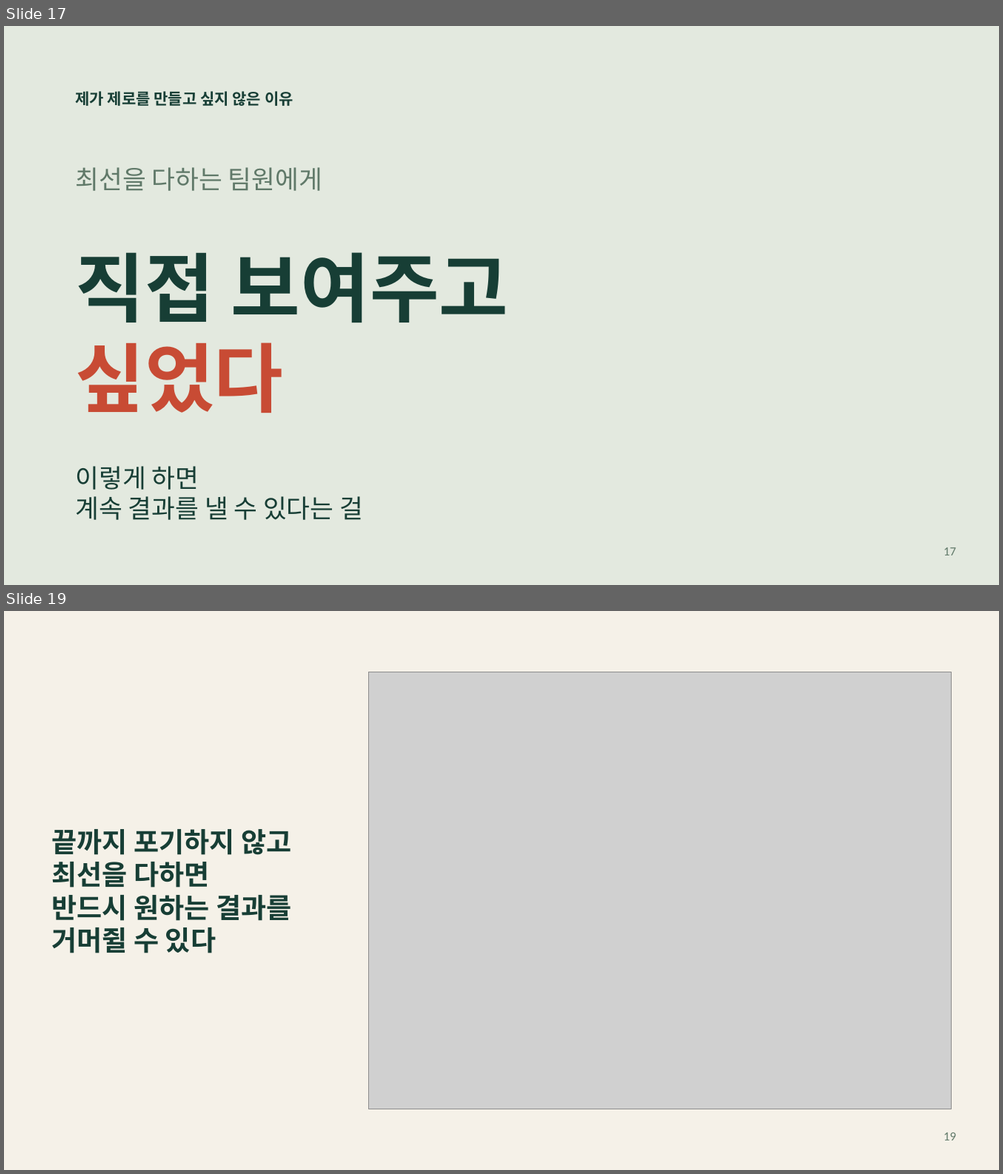
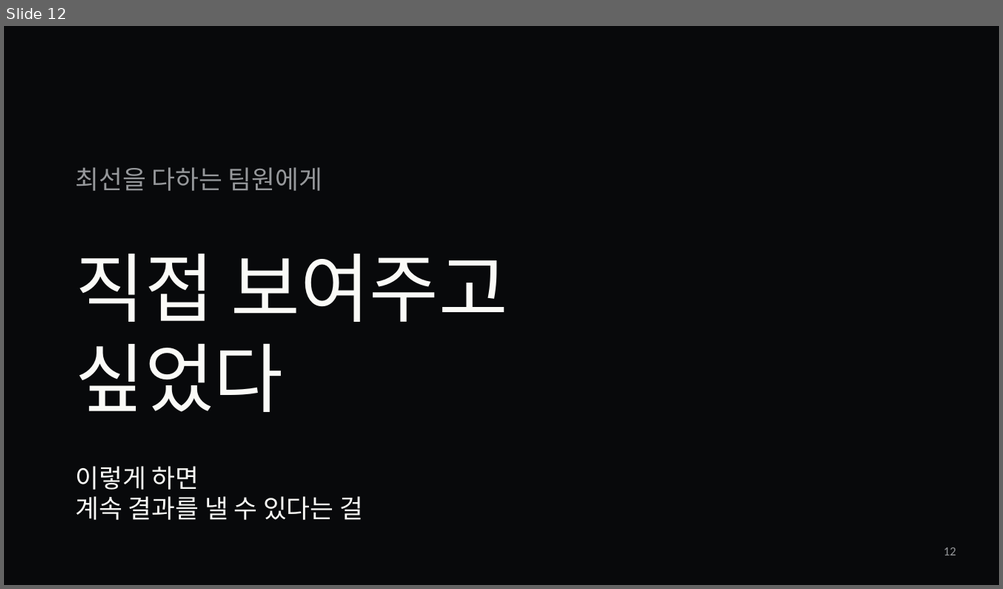
Before and after one commit to jaeyoung5178-bot/Presence, a slide deck: education/mentality/nozero400/NoZero-400Days.pptx. Shown one above the other, each under a label of ours: slides 17 and 19 before the commit, slide 12 after it; the slides between them are not shown. The pictures are 1003x1174 and 1003x589 pixels, drawn with LibreOffice and Linux fonts; fonts in the diff are those of the drawing; grey boxes stand for pictures. Boxes give left, top, right and bottom in pixels: in the first picture for what was removed or moved away, otherwise in the second. Text is boxed around its words. In the diff, an @@ line names an element or a change of style, - is before the commit and + after.

```diff
--- a/education/mentality/nozero400/NoZero-400Days.pptx
+++ b/education/mentality/nozero400/NoZero-400Days.pptx
@@ slide 19 removed at (x1=4, y1=611, x2=999, y2=1170), background #F5F1E8 @@
@@ picture removed at (x1=369, y1=672, x2=951, y2=1110) @@
@@ text removed at (x1=51, y1=829, x2=291, y2=954) @@
-끝까지 포기하지 않고
-최선을 다하면
-반드시 원하는 결과를
-거머쥘 수 있다
@@ text removed at (x1=943, y1=1133, x2=956, y2=1141) @@
-19
@@ what was slide 17 is now slide 12 @@
@@ slide 12 changed as well @@
@@ background #E3E9DF to #08090B @@
@@ text removed at (x1=76, y1=91, x2=293, y2=106) @@
-제가 제로를 만들고 싶지 않은 이유
@@ text "최선을 다하는 팀원에게" at (x1=76, y1=167, x2=322, y2=191): text colour #607969 to #96989B @@
@@ text "직접 보여주고" at (x1=76, y1=253, x2=509, y2=412): text colour #173E35 to #FAFAF7 in "직접 보여주고"; bold off; text colour #C84B34 to #FAFAF7 in "싶었다" @@
@@ text "이렇게 하면" at (x1=76, y1=466, x2=363, y2=520): text colour #173E35 to #FAFAF7 @@
@@ text at (x1=943, y1=548, x2=956, y2=556): text changed; text colour #607969 to #96989B @@
-17
+12
```
Also in this commit, not shown: 6 other slides changed, 28 slides added, 11 other slides removed, 26 other files.
